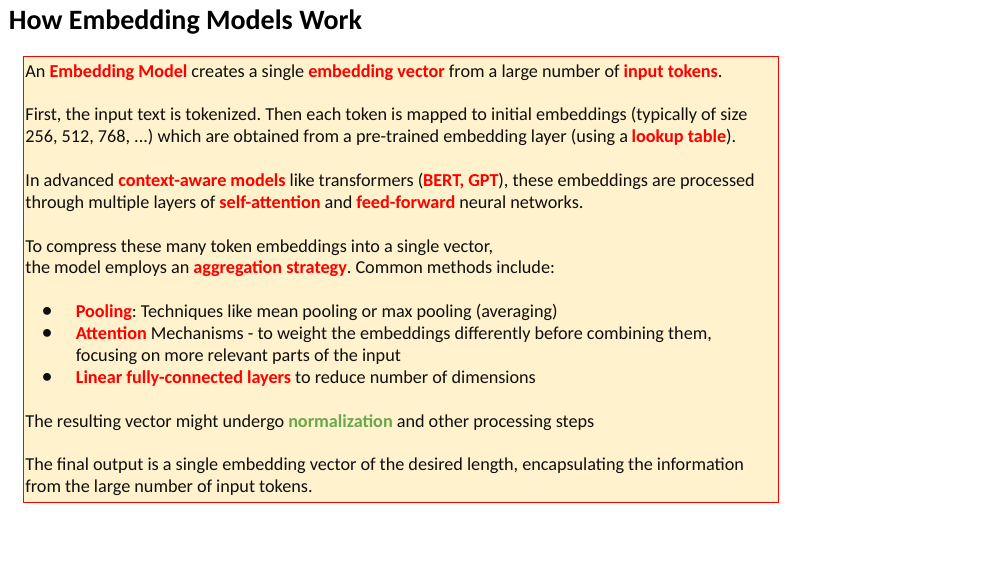
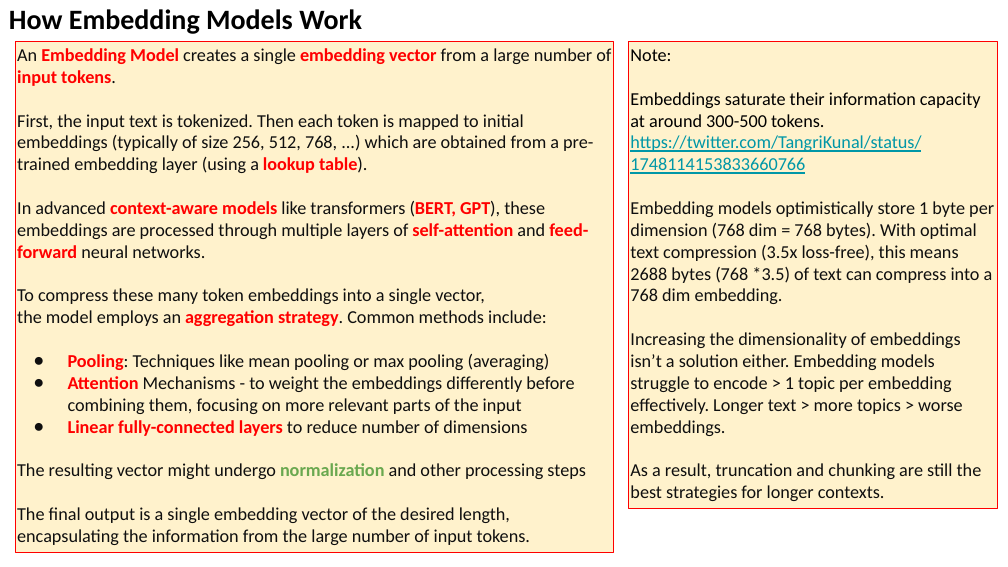
Before and after one commit to lselector/seminar, a slide deck: slide 13 of 2024/2024-01-19-AI-Updates.pptx. Drawn at 1008x567 pixels with LibreOffice and Linux fonts; fonts in the diff are those of the drawing. Boxes give left, top, right and bottom in pixels: in the first picture for what was removed or moved away, otherwise in the second. Text is boxed around its words. In the diff, an @@ line names an element or a change of style, - is before the commit and + after.

Commit message:
update

```diff
--- a/2024/2024-01-19-AI-Updates.pptx
+++ b/2024/2024-01-19-AI-Updates.pptx
@@ rectangle "An Embedding Model creates a ...": place and size @@
-rectangle "An Embedding Model creates a ..." at box(23, 56, 778, 502)
+rectangle "An Embedding Model creates a ..." at box(15, 41, 614, 552)
@@ rectangle added at box(628, 41, 997, 509), fill #FFF2CC, outline #FF0000 0.75 pt, 13 pt, text #0F0F0F @@
+Note:
+Embeddings saturate their information capacity at around 300-500 tokens.
+https://twitter.com/TangriKunal/status/1748114153833660766
+Embedding models optimistically store 1 byte per dimension (768 dim = 768 bytes). With optimal text compression (3.5x loss-free), this means 2688 bytes (768 *3.5) of text can compress into a 768 dim embedding.
+Increasing the dimensionality of embeddings isn’t a solution either. Embedding models struggle to encode > 1 topic per embedding effectively. Longer text > more topics > worse embeddings.
+As a result, truncation and chunking are still the best strategies for longer contexts.
```
Also in this commit, not shown: 11 other slides changed, 2 slides added, 5 slides removed.
